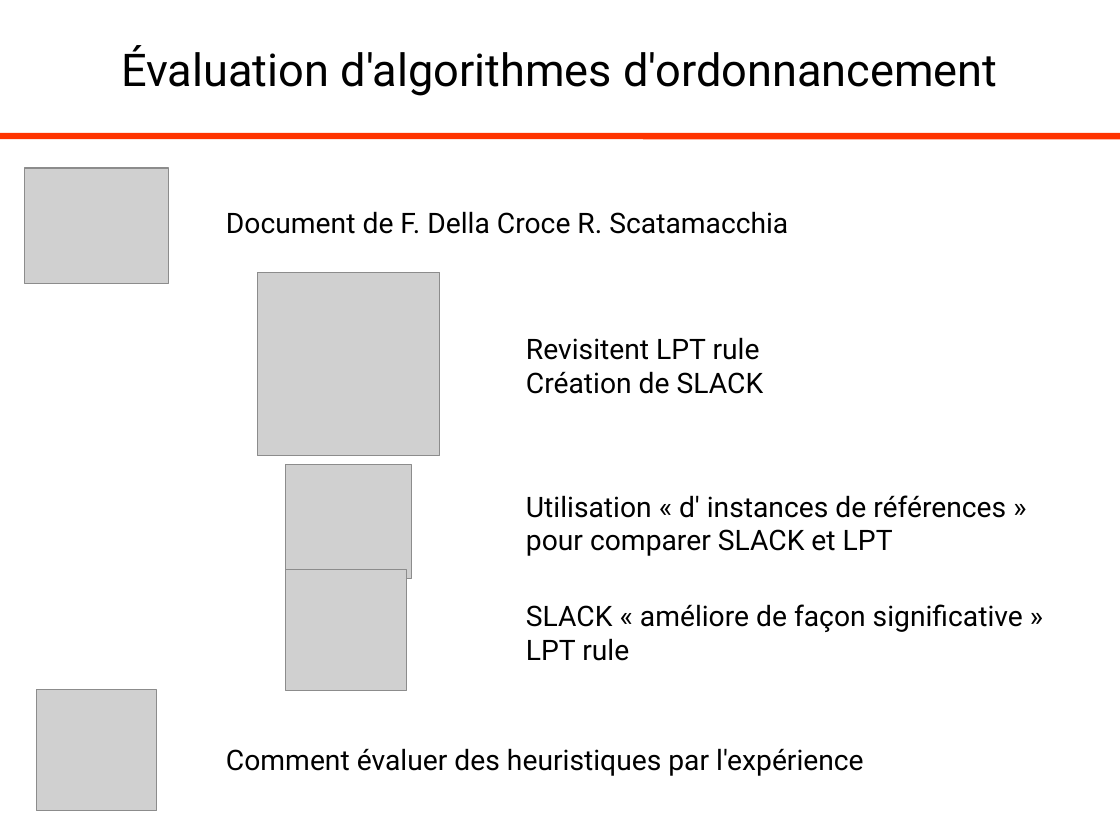
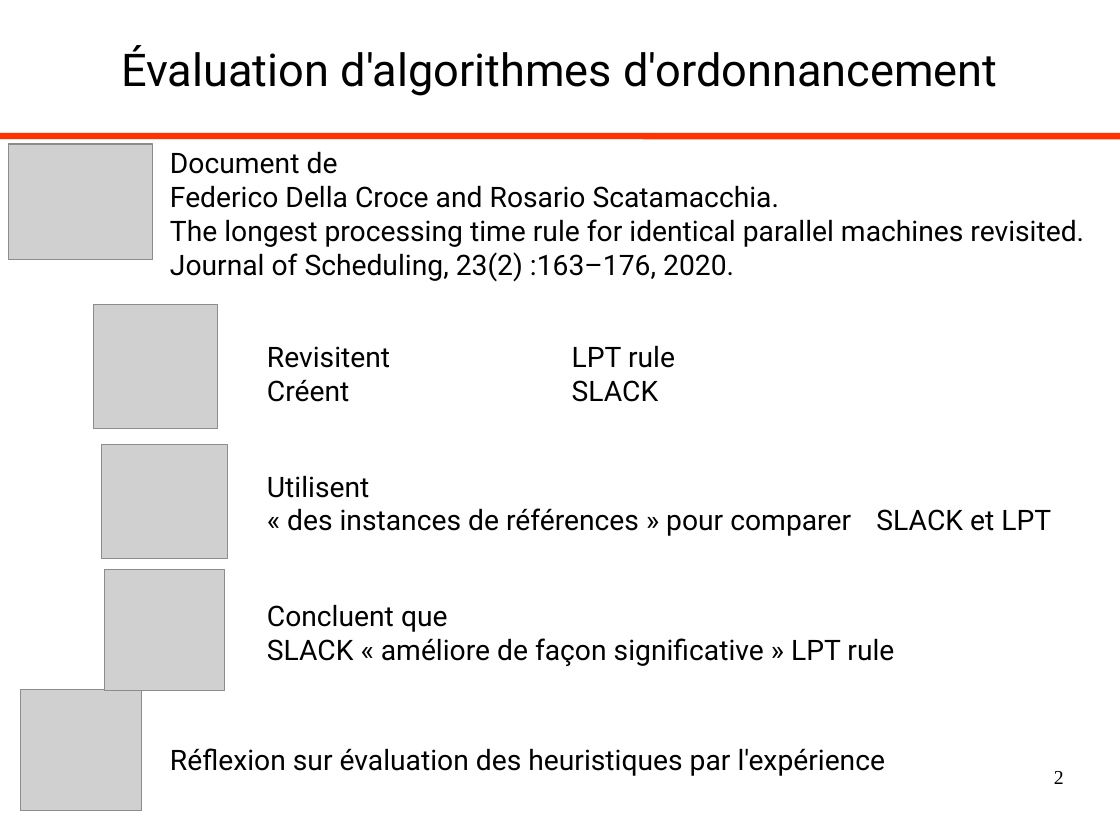
Before and after one commit to fColas68/eprLPT, a slide deck: slide 2 of presentation/presentation.odp. Drawn at 1120x840 pixels with LibreOffice and Linux fonts; fonts in the diff are those of the drawing; grey boxes stand for pictures. Boxes give left, top, right and bottom in pixels: in the first picture for what was removed or moved away, otherwise in the second. Text is boxed around its words. In the diff, an @@ line names an element or a change of style, - is before the commit and + after.

```diff
--- a/presentation/presentation.odp
+++ b/presentation/presentation.odp
@@ picture: place and size @@
-picture at [24,168,169,284]
+picture at [9,144,153,260]
@@ text at [170,151,1084,282]: text changed @@
-Document de F. Della Croce R. Scatamacchia
+Document de
+Federico Della Croce and Rosario Scatamacchia.
+The longest processing time rule for identical parallel machines revisited. Journal of Scheduling, 23(2) :163–176, 2020.
@@ picture: place and size @@
-picture at [257,272,440,456]
+picture at [94,304,219,429]
@@ text "Revisitent LPT rule": place and size @@
-text "Revisitent LPT rule" at [526,337,764,394]
+text "Revisitent LPT rule" at [267,345,675,402]
@@ text at [572,380,659,402]: text changed @@
-Création de SLACK
+Créent SLACK
@@ picture: place and size @@
-picture at [286,464,411,578]
+picture at [102,444,227,558]
@@ text at [267,475,1051,536]: text changed @@
-Utilisation « d' instances de références »
-pour comparer SLACK et LPT
+Utilisent
+« des instances de références » pour comparer SLACK et LPT
@@ picture: place and size @@
-picture at [286,570,407,691]
+picture at [105,570,226,691]
@@ text "Concluent que": place and size @@
-text "Concluent que" at [526,604,1023,661]
+text "Concluent que" at [267,604,894,666]
@@ text at [267,604,448,632]: paragraph added @@
+Concluent que
@@ picture: place and size @@
-picture at [37,690,158,811]
+picture at [20,690,141,811]
@@ text at [170,748,886,776]: text changed @@
-Comment évaluer des heuristiques par l'expérience
+Réflexion sur évaluation des heuristiques par l'expérience
@@ page number added at [1054,771,1064,784], 14 pt, text #000000 @@
+2
```
Also in this commit, not shown: 72 other slides changed, 10 slides added, 12 slides removed.
